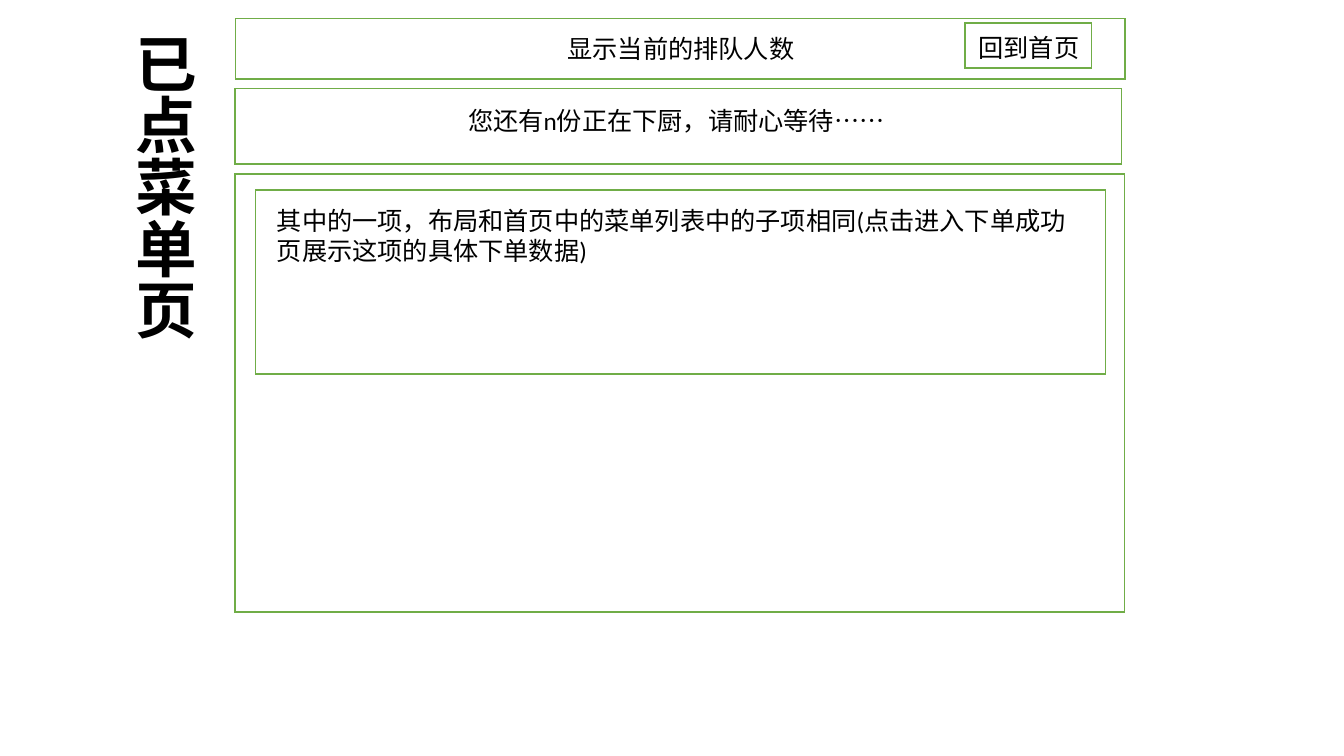
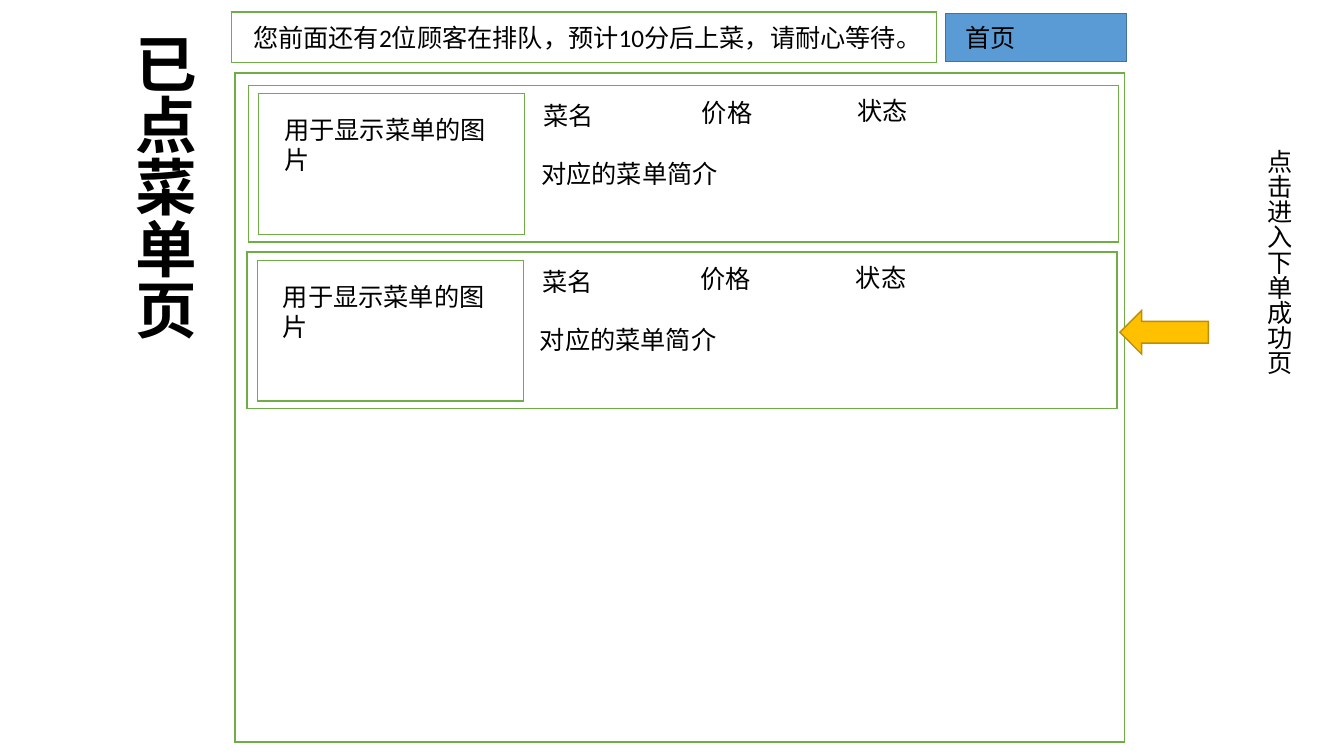
Before and after one commit to cai-chicken/OrderSystem, a slide deck: slide 4 of ordersystem/WebContent/analyseDocuments/前端界面设计.pptx. Drawn at 1344x756 pixels with LibreOffice and Linux fonts; fonts in the diff are those of the drawing. Boxes give left, top, right and bottom in pixels: in the first picture for what was removed or moved away, otherwise in the second. Text is boxed around its words. In the diff, an @@ line names an element or a change of style, - is before the commit and + after.

```diff
--- a/ordersystem/WebContent/analyseDocuments/前端界面设计.pptx
+++ b/ordersystem/WebContent/analyseDocuments/前端界面设计.pptx
@@ rectangle: place and size @@
-rectangle at (236, 18, 1125, 79)
+rectangle at (232, 12, 938, 63)
@@ text at (253, 25, 921, 50): text changed @@
-您还有n份正在下厨，请耐心等待……
+您前面还有2位顾客在排队，预计10分后上菜，请耐心等待。
@@ rectangle: place and size @@
-rectangle at (965, 23, 1091, 69)
+rectangle at (946, 13, 1127, 60)
@@ rectangle at (946, 13, 1127, 60): fill #FFFFFF to #5B9BD5; outline #70AD47 1 pt to #43739E 1 pt @@
@@ text at (965, 26, 1015, 49): text changed @@
-回到首页
+首页
@@ text removed at (568, 36, 795, 60) @@
-显示当前的排队人数
@@ rectangle: place and size @@
-rectangle at (235, 174, 1124, 613)
+rectangle at (235, 74, 1124, 743)
@@ rectangle: place and size @@
-rectangle at (235, 89, 1122, 164)
+rectangle at (248, 86, 1118, 242)
@@ rectangle added at (259, 94, 525, 235), fill #FFFFFF, outline #70AD47 1 pt @@
@@ text added at (284, 117, 486, 171), 18 pt, text #000000 @@
+用于显示菜单的图片
@@ text added at (544, 103, 594, 127), 18 pt, text #000000 @@
+菜名
@@ text added at (702, 101, 752, 124), 18 pt, text #000000 @@
+价格
@@ text added at (857, 98, 907, 122), 18 pt, text #000000 @@
+状态
@@ text added at (1268, 149, 1293, 374), 18 pt, text #000000 @@
+点击进入下单成功页
@@ text added at (541, 161, 717, 185), 18 pt, text #000000 @@
+对应的菜单简介
@@ text removed at (277, 208, 1066, 264) @@
-其中的一项，布局和首页中的菜单列表中的子项相同(点击进入下单成功页展示这项的具体下单数据)
@@ rectangle: place and size @@
-rectangle at (255, 190, 1106, 374)
+rectangle at (247, 252, 1117, 408)
@@ rectangle added at (257, 260, 523, 401), fill #FFFFFF, outline #70AD47 1 pt @@
@@ text added at (542, 269, 592, 293), 18 pt, text #000000 @@
+菜名
@@ text added at (701, 267, 751, 290), 18 pt, text #000000 @@
+价格
@@ text added at (856, 265, 906, 289), 18 pt, text #000000 @@
+状态
@@ text added at (283, 284, 485, 338), 18 pt, text #000000 @@
+用于显示菜单的图片
@@ text added at (540, 327, 716, 351), 18 pt, text #000000 @@
+对应的菜单简介
@@ left arrow added at (1120, 311, 1209, 354), fill #FFC000, outline #BD8E00 1 pt @@
```
Also in this commit, not shown: 2 other slides changed, 1 slide added, 1 slide removed, 1 other file.
